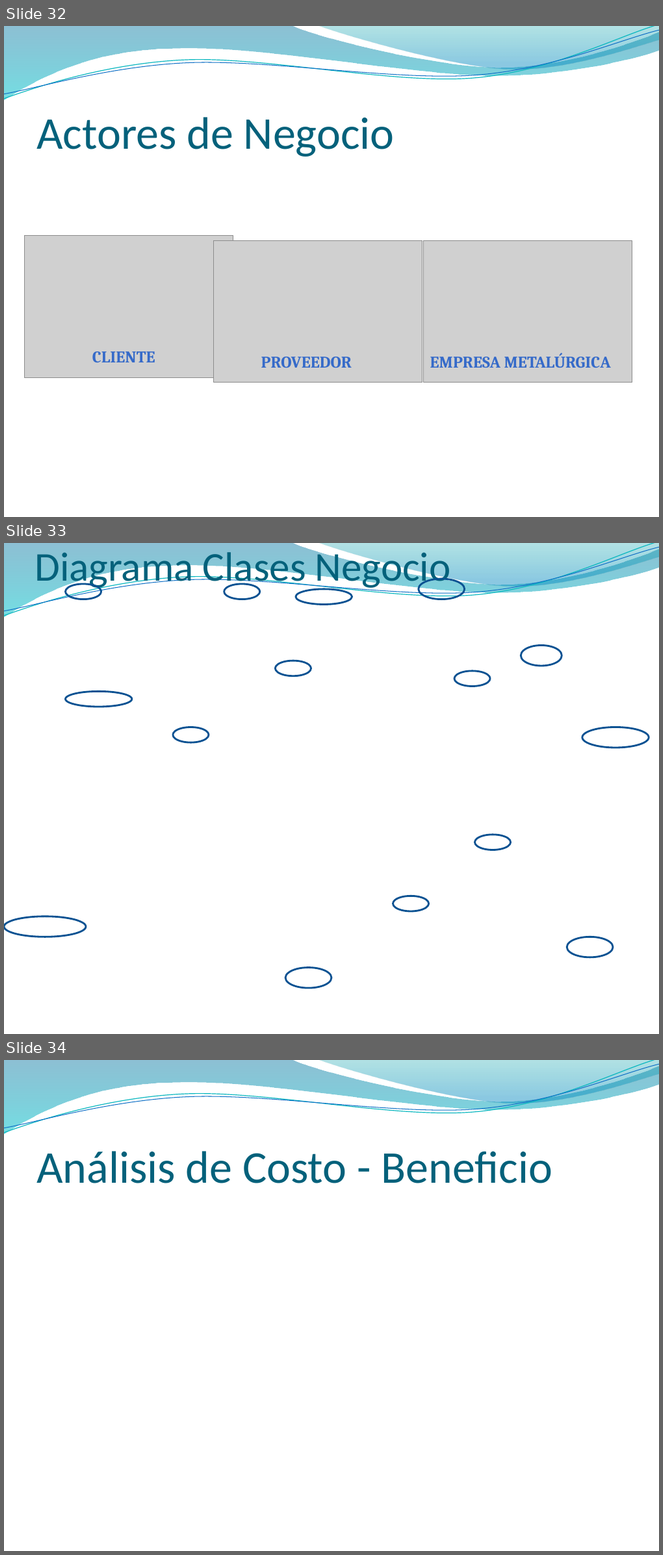
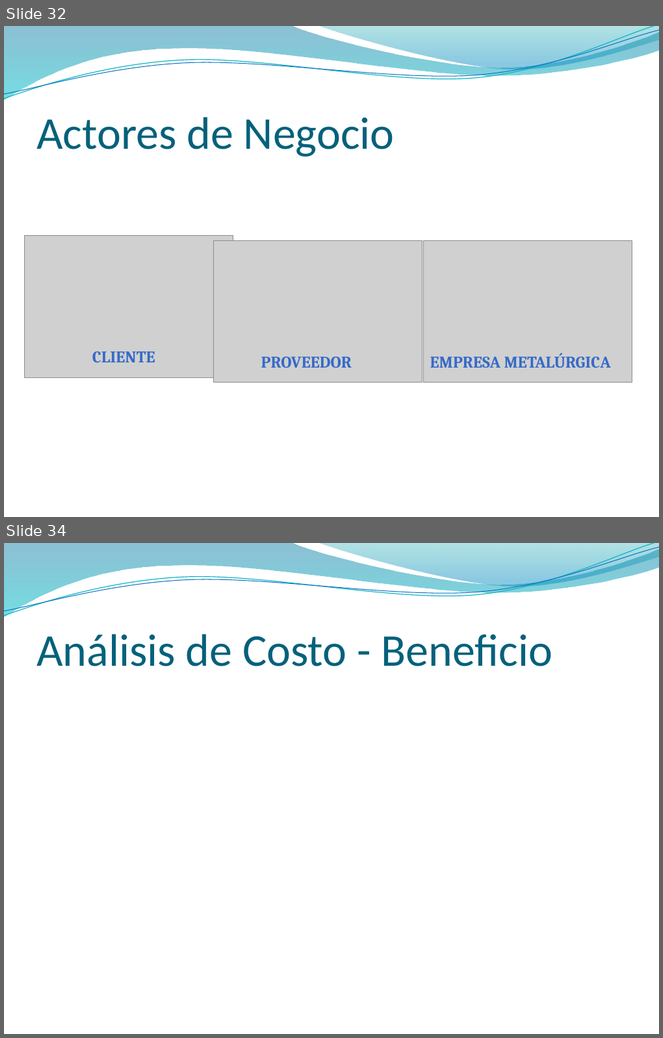
Before and after one commit to NinoMolina/metalurgica, a slide deck: 04_presentaciones/01_InfPreliminar_ModeloNegocio.pptx. Shown one above the other, each under a label of ours: slides 32, 33 and 34 before the commit, slides 32 and 34 after it; the slides between them are not shown. The pictures are 663x1555 and 663x1038 pixels, drawn with LibreOffice and Linux fonts; fonts in the diff are those of the drawing; grey boxes stand for pictures; background and template pictures are left out. Boxes give left, top, right and bottom in pixels: in the first picture for what was removed or moved away, otherwise in the second. Text is boxed around its words. In the diff, an @@ line names an element or a change of style, - is before the commit and + after.

```diff
--- a/04_presentaciones/01_InfPreliminar_ModeloNegocio.pptx
+++ b/04_presentaciones/01_InfPreliminar_ModeloNegocio.pptx
@@ slide 33 removed at (4,543,659,1034), background picture (left out); not listed: 4 template elements that a slide beside it also shows @@
@@ title removed at (35,546,451,590) @@
-Diagrama Clases Negocio
@@ ellipse removed at (419,579,465,600) @@
@@ ellipse removed at (66,583,102,599) @@
@@ ellipse removed at (224,583,260,599) @@
@@ ellipse removed at (296,589,352,604) @@
@@ ellipse removed at (521,645,562,665) @@
@@ ellipse removed at (275,661,311,676) @@
@@ ellipse removed at (455,671,491,686) @@
@@ ellipse removed at (66,692,133,707) @@
@@ ellipse removed at (173,727,209,742) @@
@@ ellipse removed at (582,727,649,747) @@
@@ ellipse removed at (475,835,511,850) @@
@@ ellipse removed at (393,896,429,911) @@
@@ ellipse removed at (4,917,86,937) @@
@@ ellipse removed at (567,938,612,958) @@
@@ ellipse removed at (285,967,332,988) @@
```
Also in this commit, not shown: 1 slide added.
